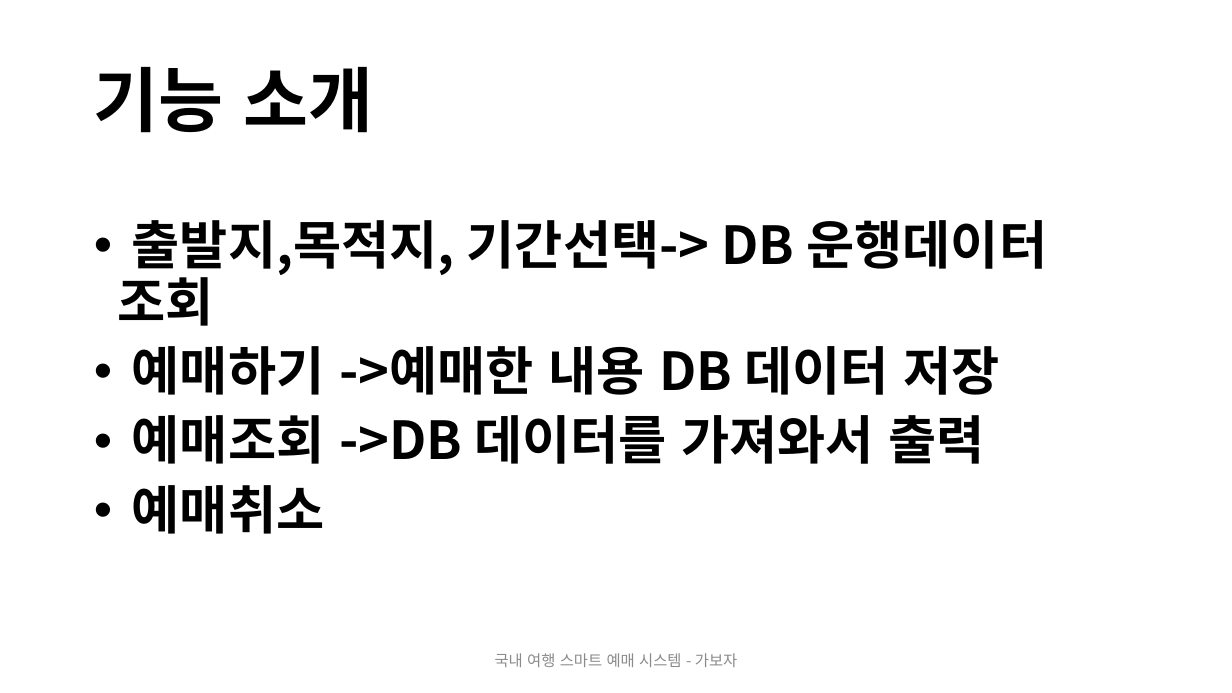
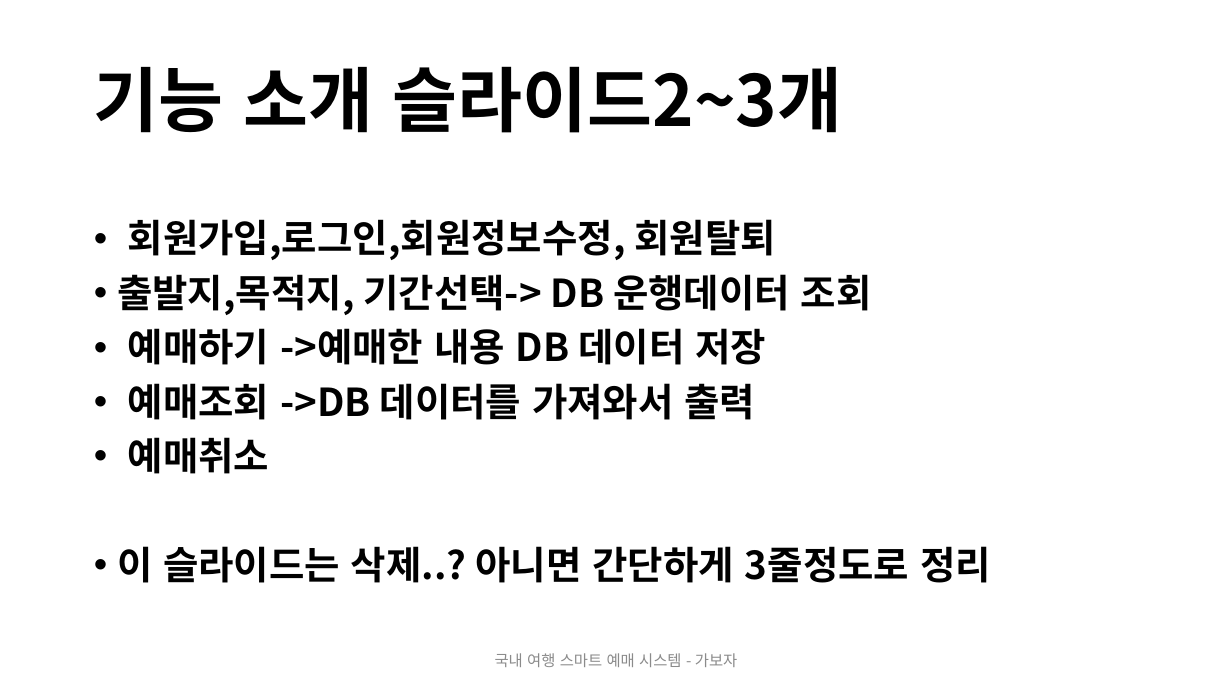
Before and after one commit to 2019-SMHRD-Deep3/JAVA_PROJECT, a slide deck: slide 7 of DOCUMENT/가보자바_pt_final.pptx. Drawn at 1232x693 pixels with LibreOffice and Linux fonts; fonts in the diff are those of the drawing. Boxes give left, top, right and bottom in pixels: in the first picture for what was removed or moved away, otherwise in the second. Text is boxed around its words. In the diff, an @@ line names an element or a change of style, - is before the commit and + after.

```diff
--- a/DOCUMENT/가보자바_pt_final.pptx
+++ b/DOCUMENT/가보자바_pt_final.pptx
@@ title at (94,66,842,133): text changed @@
-기능 소개
+기능 소개 슬라이드2~3개
@@ text at (128,219,777,260): paragraph added @@
+• 회원가입,로그인,회원정보수정, 회원탈퇴
@@ text at (117,274,872,474): size 40.8 to 30 pt in "출발지,목적지, 기간선택-> DB 운행데이터 조회", "예매하기 ->예매한 내용 DB 데이터 저장", "예매조회 ->DB 데이터를 가져와서 출력", "예매취소" @@
@@ text at (117,546,991,583): paragraph added @@
+• 이 슬라이드는 삭제..? 아니면 간단하게 3줄정도로 정리
```
Also in this commit, not shown: 2 other slides changed, 5 slides added, 1 other file.
